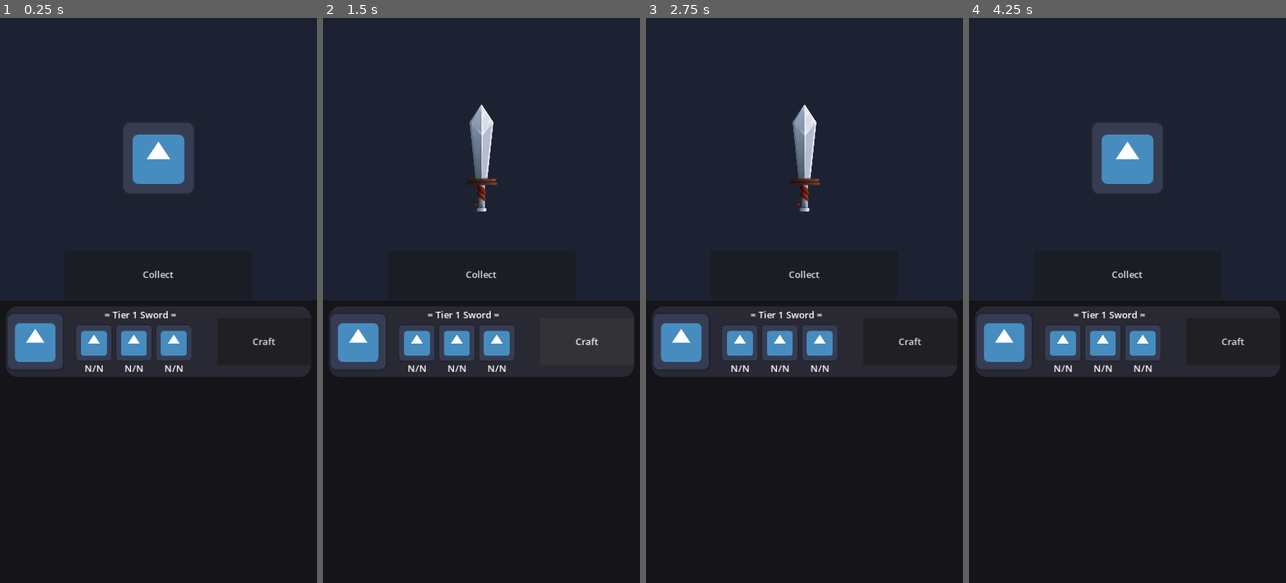
Above: before the commit, frames 1-4 (left to right).
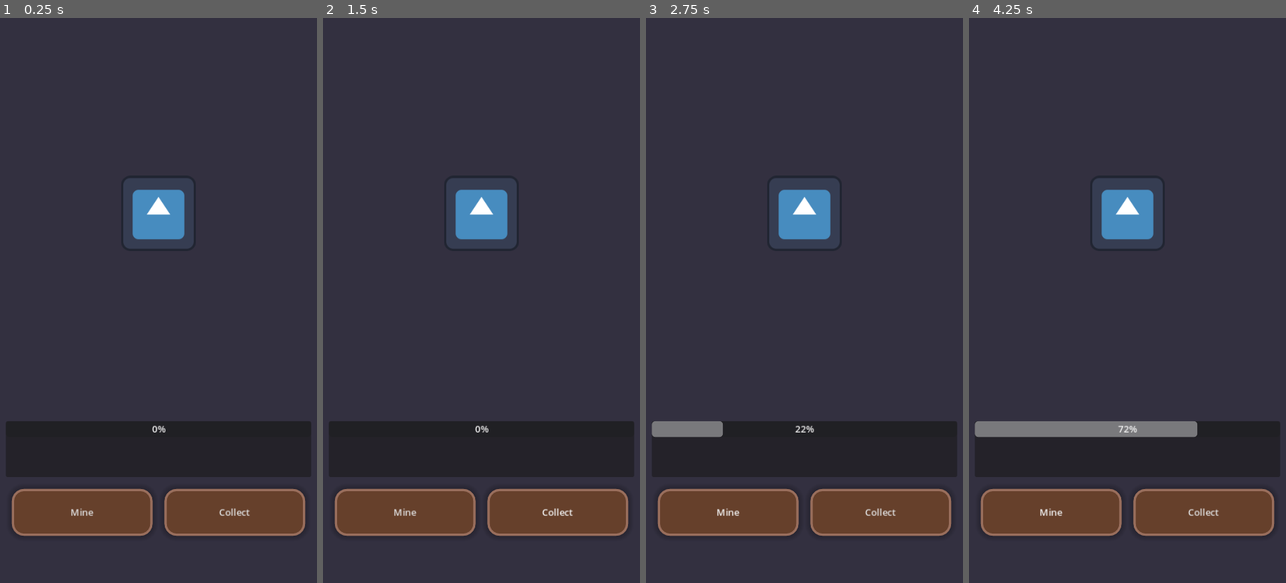
Above: after the commit, the same moments.

Repository: Elfium/TGB_GIT
Game: Godot game, scene res://Scenes/Singletons/Game/game.tscn
Same seed, same stepped clock (60 frames per second), same inputs: the game is played once before the commit and once after it. The engine's default icon, where the game draws it, is replaced by a stand-in: a white triangle on a blue panel in a dark square.
Inputs (mouse positions are in pixels of both pictures, inside the frame that each line leads up to):
- Up to frame 1 (0.25 s): no input
- Up to frame 2 (1.5 s): click "Collect" at 0.5 s; click (586, 340) at 1.25 s, where only the run before the commit has a clickable "Craft"
- Up to frame 3 (2.75 s): click (728, 515) at 2 s, where only the run after the commit has a clickable "Mine"
- Up to frame 4 (4.25 s): click "Collect" at 2.75 s; click (1051, 515) at 3.5 s, where only the run after the commit has a clickable "Mine"

The runs differ from the first frame. In frame 1, 42% of the frame differs, in the area x 0-100%, y 20-100%; in frame 2, 39%; in frame 3, 42%; in frame 4, 44%.

Commit message:
📦 Craft costs materials

Diff:
--- /dev/null
+++ b/Scenes/Components/CraftingMaterial/crafting_material.gd
@@ -0,0 +1,32 @@
+class_name UICraftingMaterial extends VBoxContainer
+##
+
+
+##
+var _ore : Ore.List
+##
+var _quantity : int
+
+
+##
+func set_ore(ore : Ore.List, quantity : int) -> Error :
+	if _ore : return FAILED
+
+	_ore = ore
+	_quantity = quantity
+	OreManager.ref.ore_updated.connect(_on_ore_updated)
+	(%Texture as TextureRect).texture = Ore.get_ore(_ore).texture
+	_update_label()
+
+	return OK
+
+
+##
+func _update_label() -> void :
+	(%CountLabel as Label).text = "%s / %s" %[OreManager.ref.get_ore(_ore), _quantity]
+
+
+##
+func _on_ore_updated(ore : Ore.List) -> void :
+	if _ore == ore :
+		_update_label()
--- /dev/null
+++ b/Scenes/Components/CraftingMaterial/crafting_material.tscn
@@ -0,0 +1,23 @@
+[gd_scene load_steps=3 format=3 uid="uid://tjku6pt0ubf"]
+
+[ext_resource type="Texture2D" uid="uid://cdaxl1yrn7q3u" path="res://icon.svg" id="1_8wo7r"]
+[ext_resource type="Script" path="res://Scenes/Components/CraftingMaterial/crafting_material.gd" id="1_wld3y"]
+
+[node name="CraftingMaterial" type="VBoxContainer"]
+theme_override_constants/separation = 0
+script = ExtResource("1_wld3y")
+
+[node name="Texture" type="TextureRect" parent="."]
+unique_name_in_owner = true
+custom_minimum_size = Vector2(64, 64)
+layout_mode = 2
+size_flags_horizontal = 4
+size_flags_vertical = 4
+texture = ExtResource("1_8wo7r")
+expand_mode = 1
+
+[node name="CountLabel" type="Label" parent="."]
+unique_name_in_owner = true
+layout_mode = 2
+text = "N/N"
+horizontal_alignment = 1
--- /dev/null
+++ b/Scenes/Components/CraftingRecipe/crafting_recipe.gd
@@ -0,0 +1,34 @@
+class_name UICraftingRecipe extends PanelContainer
+##
+
+
+##
+var _recipe : SwordRecipe
+
+
+##
+func _ready() -> void :
+	(%CraftButton as Button).pressed.connect(_on_craft_button_pressed)
+
+
+##
+func set_recipe(recipe : SwordRecipe) -> void  :
+	_recipe = recipe
+	(%Texture as TextureRect).texture = _recipe.texture
+	(%RecipeName as Label).text = _recipe.name
+	_instantiate_materials()
+
+
+##
+func _instantiate_materials() -> void :
+	var container : Control = %Materials
+	var scene : PackedScene = load("res://Scenes/Components/CraftingMaterial/crafting_material.tscn")
+
+	for craft_material : SwordRecipe.CraftMaterial in _recipe.materials :
+		var node : UICraftingMaterial = scene.instantiate()
+		node.set_ore(craft_material.ore, craft_material.quantity)
+		container.add_child(node)
+
+
+func _on_craft_button_pressed() -> void :
+	Crafting.ref.craft_sword(_recipe)
--- /dev/null
+++ b/Scenes/Components/CraftingRecipe/crafting_recipe.tscn
@@ -0,0 +1,59 @@
+[gd_scene load_steps=4 format=3 uid="uid://br3ed47feb6eh"]
+
+[ext_resource type="Script" path="res://Scenes/Components/CraftingRecipe/crafting_recipe.gd" id="1_74u2y"]
+[ext_resource type="Texture2D" uid="uid://cdaxl1yrn7q3u" path="res://icon.svg" id="1_ovty1"]
+
+[sub_resource type="StyleBoxFlat" id="StyleBoxFlat_df6yr"]
+bg_color = Color(0.16, 0.16, 0.2, 1)
+corner_radius_top_left = 20
+corner_radius_top_right = 20
+corner_radius_bottom_right = 20
+corner_radius_bottom_left = 20
+corner_detail = 10
+
+[node name="CraftingRecipe" type="PanelContainer"]
+custom_minimum_size = Vector2(520, 120)
+size_flags_horizontal = 4
+mouse_filter = 1
+theme_override_styles/panel = SubResource("StyleBoxFlat_df6yr")
+script = ExtResource("1_74u2y")
+
+[node name="HBoxContainer" type="HBoxContainer" parent="."]
+layout_mode = 2
+theme_override_constants/separation = 18
+
+[node name="Texture" type="TextureRect" parent="HBoxContainer"]
+unique_name_in_owner = true
+custom_minimum_size = Vector2(100, 100)
+layout_mode = 2
+size_flags_horizontal = 4
+size_flags_vertical = 4
+texture = ExtResource("1_ovty1")
+expand_mode = 1
+
+[node name="VBoxContainer" type="VBoxContainer" parent="HBoxContainer"]
+custom_minimum_size = Vector2(0, 100)
+layout_mode = 2
+size_flags_horizontal = 3
+size_flags_vertical = 4
+
+[node name="RecipeName" type="Label" parent="HBoxContainer/VBoxContainer"]
+unique_name_in_owner = true
+layout_mode = 2
+text = "= Tier 1 Sword ="
+horizontal_alignment = 1
+vertical_alignment = 1
+
+[node name="Materials" type="HBoxContainer" parent="HBoxContainer/VBoxContainer"]
+unique_name_in_owner = true
+layout_mode = 2
+
+[node name="CraftButton" type="Button" parent="HBoxContainer"]
+unique_name_in_owner = true
+custom_minimum_size = Vector2(160, 80)
+layout_mode = 2
+size_flags_horizontal = 4
+size_flags_vertical = 4
+focus_mode = 0
+mouse_filter = 1
+text = "Craft"
--- a/Scenes/Singletons/Crafting/crafting.gd
+++ b/Scenes/Singletons/Crafting/crafting.gd
@@ -16,10 +16,13 @@
 
 
 ##
-func craft_sword(tier : int = 1) -> Error :
+func craft_sword(recipe : SwordRecipe) -> Error :
 	if Game.ref.data.crafted_sword : return FAILED #Previous sword wasn't collected.
 
-	Game.ref.data.crafted_sword = SwordCraft.create_sword(tier)
+	if not can_craft_recipe(recipe) : return FAILED
+	if consume_materials(recipe) : return FAILED
+
+	Game.ref.data.crafted_sword = SwordCraft.create_sword(recipe.tier)
 	sword_crafted.emit(Game.ref.data.crafted_sword)
 
 	return OK
@@ -34,3 +37,21 @@
 	sword_collected.emit(sword)
 
 	return OK
+
+
+##
+func consume_materials(recipe : SwordRecipe) -> Error :
+	for craft_material : SwordRecipe.CraftMaterial in recipe.materials :
+		var error : Error = OreManager.ref.consume(craft_material.ore, craft_material.quantity)
+		if error : return error
+
+	return OK
+
+
+##
+func can_craft_recipe(recipe : SwordRecipe) -> bool :
+	for craft_material : SwordRecipe.CraftMaterial in recipe.materials :
+		var boolean : bool = OreManager.ref.can_consume(craft_material.ore, craft_material.quantity)
+		if not boolean : return false
+
+	return true
--- a/Scenes/Singletons/Game/game.gd
+++ b/Scenes/Singletons/Game/game.gd
@@ -17,6 +17,7 @@
 func _enter_tree() -> void :
 	Ore.initialise_ores()
 	OreVein.initialise_ore_veins()
+	SwordRecipe.initialise_recipes()
 
 
 func _ready() -> void :
--- a/Scenes/Singletons/Game/game.tscn
+++ b/Scenes/Singletons/Game/game.tscn
@@ -4,7 +4,7 @@
 [ext_resource type="PackedScene" uid="uid://dg0oax8ytkqo0" path="res://Scenes/Singletons/Mining/mining.tscn" id="2_jp31n"]
 [ext_resource type="PackedScene" uid="uid://bwkwnratnkl1c" path="res://Scenes/Singletons/OreManager/ore_manager.tscn" id="3_3hj0q"]
 [ext_resource type="PackedScene" uid="uid://dk5skesh05as8" path="res://Scenes/Singletons/Crafting/crafting.tscn" id="4_g7gbr"]
-[ext_resource type="PackedScene" uid="uid://bsvgq5iiv30ic" path="res://Scenes/Views/CraftingScene/crafting_scene.tscn" id="5_himkc"]
+[ext_resource type="PackedScene" uid="uid://dqtq6e5xa8gke" path="res://Scenes/Views/MainTabContainer/main_tab_container.tscn" id="5_hc5tw"]
 
 [node name="Game" type="Node"]
 script = ExtResource("1_u51jo")
@@ -15,4 +15,4 @@
 
 [node name="Crafting" parent="." instance=ExtResource("4_g7gbr")]
 
-[node name="Crafting_Scene" parent="." instance=ExtResource("5_himkc")]
+[node name="MainTabContainer" parent="." instance=ExtResource("5_hc5tw")]
--- a/Scenes/Singletons/OreManager/ore_manager.gd
+++ b/Scenes/Singletons/OreManager/ore_manager.gd
@@ -11,6 +11,10 @@
 
 ##
 signal ore_created(ore : Ore.List, quantity : int)
+##
+signal ore_consumed(ore : Ore.List, quantity : int)
+##
+signal ore_updated(ore : Ore.List)
 
 
 ##
@@ -19,6 +23,7 @@
 
 	Game.ref.data.ores[ore] += quantity
 	ore_created.emit(ore, quantity)
+	ore_updated.emit(ore)
 
 	return OK
 
@@ -26,3 +31,21 @@
 ##
 func get_ore(ore : Ore.List) -> int :
 	return Game.ref.data.ores[ore]
+
+
+##
+func can_consume(ore : Ore.List, quantity : int) -> bool :
+	if quantity < 0 : return false
+	if quantity > Game.ref.data.ores[ore] : return false
+	return true
+
+
+##
+func consume(ore : Ore.List, quantity : int) -> Error :
+	if not can_consume(ore, quantity) : return FAILED
+
+	Game.ref.data.ores[ore] -= quantity
+	ore_consumed.emit(ore, quantity)
+	ore_updated.emit(ore)
+
+	return OK
--- a/Scenes/Views/CraftingScene/crafting_scene.gd
+++ b/Scenes/Views/CraftingScene/crafting_scene.gd
@@ -11,7 +11,7 @@
 ##
 func _ready() -> void :
 	(%Collect_Button as Button).pressed.connect(_on_collect_button_pressed)
-	(%Craft_Tier_1_Sword as Button).pressed.connect(_on_craft_tier_1_sword_button_pressed)
+	#(%Craft_Tier_1_Sword as Button).pressed.connect(_on_craft_tier_1_sword_button_pressed)
 	Crafting.ref.sword_crafted.connect(_on_sword_crafted)
 	Crafting.ref.sword_collected.connect(_on_sword_collected)
 	_blueprint_texture.visible = true
@@ -37,9 +37,10 @@
 	(%Craft_Guard_Texture as TextureRect).texture = textures[3]
 
 
-##
+## DEPRECATED
 func _on_craft_tier_1_sword_button_pressed() -> void :
-	Crafting.ref.craft_sword(1)
+	##Crafting.ref.craft_sword(1)
+	pass
 
 
 func _on_collect_button_pressed() -> void :
--- a/Scenes/Views/CraftingScene/crafting_scene.tscn
+++ b/Scenes/Views/CraftingScene/crafting_scene.tscn
@@ -7,6 +7,7 @@
 [ext_resource type="Texture2D" uid="uid://1ynewuuhtq8" path="res://Assets/Swords/Blade/Blade_1.png" id="3_if5uw"]
 [ext_resource type="Texture2D" uid="uid://c1pm74dljlkd1" path="res://Assets/Swords/Guard/Guard_1.png" id="4_8x11a"]
 [ext_resource type="Texture2D" uid="uid://dhg6qklbs7psk" path="res://Assets/Swords/Pommel/Pommel_1.png" id="5_sukl3"]
+[ext_resource type="Script" path="res://Scenes/Views/CraftingScene/recipes.gd" id="8_g5k80"]
 
 [sub_resource type="Gradient" id="Gradient_3rmw0"]
 offsets = PackedFloat32Array(0)
@@ -21,14 +22,6 @@
 [sub_resource type="StyleBoxFlat" id="StyleBoxFlat_5mgau"]
 bg_color = Color(0.0775141, 0.079966, 0.0976563, 1)
 corner_detail = 1
-
-[sub_resource type="StyleBoxFlat" id="StyleBoxFlat_df6yr"]
-bg_color = Color(0.16, 0.16, 0.2, 1)
-corner_radius_top_left = 20
-corner_radius_top_right = 20
-corner_radius_bottom_right = 20
-corner_radius_bottom_left = 20
-corner_detail = 10
 
 [node name="Crafting_Scene" type="Control"]
 layout_mode = 3
@@ -196,103 +189,9 @@
 theme_override_constants/margin_top = 10
 theme_override_constants/margin_bottom = 10
 
-[node name="VBoxContainer" type="VBoxContainer" parent="VBoxContainer/Actions_Panel/ScrollContainer/MarginContainer"]
+[node name="Recipes" type="VBoxContainer" parent="VBoxContainer/Actions_Panel/ScrollContainer/MarginContainer"]
 layout_mode = 2
 size_flags_horizontal = 3
 size_flags_vertical = 3
 theme_override_constants/separation = 10
-
-[node name="Sword_Panel_1" type="PanelContainer" parent="VBoxContainer/Actions_Panel/ScrollContainer/MarginContainer/VBoxContainer"]
-custom_minimum_size = Vector2(520, 120)
-layout_mode = 2
-size_flags_horizontal = 4
-mouse_filter = 1
-theme_override_styles/panel = SubResource("StyleBoxFlat_df6yr")
-
-[node name="HBoxContainer" type="HBoxContainer" parent="VBoxContainer/Actions_Panel/ScrollContainer/MarginContainer/VBoxContainer/Sword_Panel_1"]
-layout_mode = 2
-theme_override_constants/separation = 18
-
-[node name="Tier_1_Sword_Texture" type="TextureRect" parent="VBoxContainer/Actions_Panel/ScrollContainer/MarginContainer/VBoxContainer/Sword_Panel_1/HBoxContainer"]
-custom_minimum_size = Vector2(100, 100)
-layout_mode = 2
-size_flags_horizontal = 4
-size_flags_vertical = 4
-texture = ExtResource("1_75ysd")
-expand_mode = 1
-
-[node name="VBoxContainer" type="VBoxContainer" parent="VBoxContainer/Actions_Panel/ScrollContainer/MarginContainer/VBoxContainer/Sword_Panel_1/HBoxContainer"]
-custom_minimum_size = Vector2(0, 100)
-layout_mode = 2
-size_flags_horizontal = 3
-size_flags_vertical = 4
-
-[node name="Blueprint_Name" type="Label" parent="VBoxContainer/Actions_Panel/ScrollContainer/MarginContainer/VBoxContainer/Sword_Panel_1/HBoxContainer/VBoxContainer"]
-layout_mode = 2
-text = "= Tier 1 Sword ="
-horizontal_alignment = 1
-vertical_alignment = 1
-
-[node name="HBoxContainer" type="HBoxContainer" parent="VBoxContainer/Actions_Panel/ScrollContainer/MarginContainer/VBoxContainer/Sword_Panel_1/HBoxContainer/VBoxContainer"]
-layout_mode = 2
-
-[node name="Requirement_1" type="VBoxContainer" parent="VBoxContainer/Actions_Panel/ScrollContainer/MarginContainer/VBoxContainer/Sword_Panel_1/HBoxContainer/VBoxContainer/HBoxContainer"]
-layout_mode = 2
-theme_override_constants/separation = 0
-
-[node name="Resource_To_Craft_Sword_1_Texture_1" type="TextureRect" parent="VBoxContainer/Actions_Panel/ScrollContainer/MarginContainer/VBoxContainer/Sword_Panel_1/HBoxContainer/VBoxContainer/HBoxContainer/Requirement_1"]
-custom_minimum_size = Vector2(64, 64)
-layout_mode = 2
-size_flags_horizontal = 4
-size_flags_vertical = 4
-texture = ExtResource("1_75ysd")
-expand_mode = 1
-
-[node name="Resource_To_Craft_Sword_1_Info_1" type="Label" parent="VBoxContainer/Actions_Panel/ScrollContainer/MarginContainer/VBoxContainer/Sword_Panel_1/HBoxContainer/VBoxContainer/HBoxContainer/Requirement_1"]
-layout_mode = 2
-text = "N/N"
-horizontal_alignment = 1
-
-[node name="Requirement_2" type="VBoxContainer" parent="VBoxContainer/Actions_Panel/ScrollContainer/MarginContainer/VBoxContainer/Sword_Panel_1/HBoxContainer/VBoxContainer/HBoxContainer"]
-layout_mode = 2
-theme_override_constants/separation = 0
-
-[node name="Resource_To_Craft_Sword_1_Texture_2" type="TextureRect" parent="VBoxContainer/Actions_Panel/ScrollContainer/MarginContainer/VBoxContainer/Sword_Panel_1/HBoxContainer/VBoxContainer/HBoxContainer/Requirement_2"]
-custom_minimum_size = Vector2(64, 64)
-layout_mode = 2
-size_flags_horizontal = 4
-size_flags_vertical = 4
-texture = ExtResource("1_75ysd")
-expand_mode = 1
-
-[node name="Resource_To_Craft_Sword_1_Info_2" type="Label" parent="VBoxContainer/Actions_Panel/ScrollContainer/MarginContainer/VBoxContainer/Sword_Panel_1/HBoxContainer/VBoxContainer/HBoxContainer/Requirement_2"]
-layout_mode = 2
-text = "N/N"
-horizontal_alignment = 1
-
-[node name="Requirement_3" type="VBoxContainer" parent="VBoxContainer/Actions_Panel/ScrollContainer/MarginContainer/VBoxContainer/Sword_Panel_1/HBoxContainer/VBoxContainer/HBoxContainer"]
-layout_mode = 2
-theme_override_constants/separation = 0
-
-[node name="Resource_To_Craft_Sword_1_Texture_2" type="TextureRect" parent="VBoxContainer/Actions_Panel/ScrollContainer/MarginContainer/VBoxContainer/Sword_Panel_1/HBoxContainer/VBoxContainer/HBoxContainer/Requirement_3"]
-custom_minimum_size = Vector2(64, 64)
-layout_mode = 2
-size_flags_horizontal = 4
-size_flags_vertical = 4
-texture = ExtResource("1_75ysd")
-expand_mode = 1
-
-[node name="Resource_To_Craft_Sword_1_Info_2" type="Label" parent="VBoxContainer/Actions_Panel/ScrollContainer/MarginContainer/VBoxContainer/Sword_Panel_1/HBoxContainer/VBoxContainer/HBoxContainer/Requirement_3"]
-layout_mode = 2
-text = "N/N"
-horizontal_alignment = 1
-
-[node name="Craft_Tier_1_Sword" type="Button" parent="VBoxContainer/Actions_Panel/ScrollContainer/MarginContainer/VBoxContainer/Sword_Panel_1/HBoxContainer"]
-unique_name_in_owner = true
-custom_minimum_size = Vector2(160, 80)
-layout_mode = 2
-size_flags_horizontal = 4
-size_flags_vertical = 4
-focus_mode = 0
-mouse_filter = 1
-text = "Craft"
+script = ExtResource("8_g5k80")
--- /dev/null
+++ b/Scenes/Views/CraftingScene/recipes.gd
@@ -0,0 +1,17 @@
+extends VBoxContainer
+##
+
+
+##
+func _ready() -> void :
+	_instantiate_recipes()
+
+
+##
+func _instantiate_recipes() -> void  :
+	var scene : PackedScene = load("res://Scenes/Components/CraftingRecipe/crafting_recipe.tscn")
+
+	for recipe : SwordRecipe in SwordRecipe.recipes :
+		var node : UICraftingRecipe = scene.instantiate()
+		node.set_recipe(recipe)
+		add_child(node)
--- /dev/null
+++ b/Scenes/Views/MainTabContainer/main_tab_container.gd
@@ -0,0 +1,8 @@
+class_name MainTabContainer extends TabContainer
+##
+
+
+##
+func _input(event : InputEvent) -> void :
+	if event.is_action_pressed("navigate_to_mining") : current_tab = 0
+	if event.is_action_pressed("navigate_to_crafting") : current_tab = 1
--- /dev/null
+++ b/Scenes/Views/MainTabContainer/main_tab_container.tscn
@@ -0,0 +1,27 @@
+[gd_scene load_steps=5 format=3 uid="uid://dqtq6e5xa8gke"]
+
+[ext_resource type="Script" path="res://Scenes/Views/MainTabContainer/main_tab_container.gd" id="1_45m2d"]
+[ext_resource type="PackedScene" uid="uid://djbtoq4c6am3l" path="res://Scenes/Views/MiningScene/mining_scene.tscn" id="1_r3h60"]
+[ext_resource type="PackedScene" uid="uid://bsvgq5iiv30ic" path="res://Scenes/Views/CraftingScene/crafting_scene.tscn" id="2_1ccrj"]
+
+[sub_resource type="StyleBoxEmpty" id="StyleBoxEmpty_ftrkm"]
+
+[node name="MainTabContainer" type="TabContainer"]
+anchors_preset = 15
+anchor_right = 1.0
+anchor_bottom = 1.0
+grow_horizontal = 2
+grow_vertical = 2
+theme_override_styles/panel = SubResource("StyleBoxEmpty_ftrkm")
+current_tab = 0
+tabs_visible = false
+script = ExtResource("1_45m2d")
+
+[node name="Mining_Scene" parent="." instance=ExtResource("1_r3h60")]
+layout_mode = 2
+metadata/_tab_index = 0
+
+[node name="Crafting_Scene" parent="." instance=ExtResource("2_1ccrj")]
+visible = false
+layout_mode = 2
+metadata/_tab_index = 1
--- /dev/null
+++ b/Scripts/Abstracts/sword_recipe.gd
@@ -0,0 +1,64 @@
+class_name SwordRecipe extends Resource
+## Contains crafting materials for a craft.
+
+
+## List of available recipes.
+enum List {
+	TIER_1,
+	TIER_2,
+}
+
+
+##
+var tier : int = 1
+##
+var name : String = "Unnamed Recipe"
+##
+var texture : Texture2D = load("res://icon.svg")
+##
+var materials : Array[CraftMaterial] = []
+##
+static var recipes : Array[SwordRecipe] = []
+
+
+##
+class CraftMaterial :
+	##
+	var ore : Ore.List
+	##
+	var quantity : int
+
+
+	##
+	func _init(_ore : Ore.List = Ore.List.TIER_1, _quantity : int = 1) -> void :
+		ore = _ore
+		quantity = _quantity
+
+
+##
+static func initialise_recipes() -> Error :
+	if recipes.size() > 0 : return FAILED
+
+	var recipe_1 : SwordRecipe = SwordRecipe.new()
+	recipe_1.tier = 1
+	recipe_1.name = "Tier 1 Sword"
+	recipe_1.materials = [
+		CraftMaterial.new(Ore.List.TIER_1, 10)
+	]
+	recipes.append(recipe_1)
+
+	var recipe_2 : SwordRecipe = SwordRecipe.new()
+	recipe_2.tier = 2
+	recipe_2.name = "Tier 2 Sword"
+	recipe_2.materials = [
+		CraftMaterial.new(Ore.List.TIER_1, 5),
+		CraftMaterial.new(Ore.List.TIER_2, 15),
+	]
+	recipes.append(recipe_2)
+
+	return OK
+
+
+##
+static func get_recipe(recipe : List) -> SwordRecipe :
+	return recipes[int(recipe)]
--- a/Scripts/Utils/sword_craft.gd
+++ b/Scripts/Utils/sword_craft.gd
@@ -13,6 +13,7 @@
 ##
 static func create_sword(tier : int = 1) -> Sword :
 	match tier :
+		2 : return create_tier_2_sword()
 		_, 1 : return create_tier_1_sword()
 
 
@@ -28,6 +29,19 @@
 
 	return sword
 
+
+##
+static func create_tier_2_sword() -> Sword :
+	var sword : Sword = Sword.new()
+
+	sword.tier = 2
+	sword.forge_level = randi_range(craft_power, 1000)
+	sword.damage = pow(sword.forge_level, 1.0/3.0)
+
+	randomise_parts(sword)
+
+	return sword
+
 ##
 static func randomise_parts(sword : Sword) -> Error :
 	sword.blade_part = Sword.BladeParts.values().pick_random()
--- a/project.godot
+++ b/project.godot
@@ -35,6 +35,19 @@
 "res://Themes/": "pink"
 }
 
+[input]
+
+navigate_to_mining={
+"deadzone": 0.5,
+"events": [Object(InputEventKey,"resource_local_to_scene":false,"resource_name":"","device":-1,"window_id":0,"alt_pressed":false,"shift_pressed":false,"ctrl_pressed":false,"meta_pressed":false,"pressed":false,"keycode":0,"physical_keycode":0,"key_label":77,"unicode":109,"location":0,"echo":false,"script":null)
+]
+}
+navigate_to_crafting={
+"deadzone": 0.5,
+"events": [Object(InputEventKey,"resource_local_to_scene":false,"resource_name":"","device":-1,"window_id":0,"alt_pressed":false,"shift_pressed":false,"ctrl_pressed":false,"meta_pressed":false,"pressed":false,"keycode":0,"physical_keycode":0,"key_label":67,"unicode":99,"location":0,"echo":false,"script":null)
+]
+}
+
 [input_devices]
 
 pointing/emulate_touch_from_mouse=true
